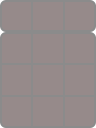
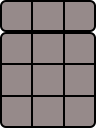
Before/after of a 96 x 128 layered artwork. What changed in the layer stack:
painted on "QuadRightBottomSlot" over 63, 95, 96, 128
painted on "QuadCenterBottomSlot" over 31, 95, 65, 128
painted on "QuadLeftBottomSlot" over 0, 95, 33, 128
painted on "QuadRightCenterSlot" over 63, 63, 96, 97
painted on "QuadCenterCenterSlot" over 31, 63, 65, 97
painted on "QuadLeftCenterSlot" over 0, 63, 33, 97
painted on "QuadTopRightSlot" over 63, 32, 96, 65
painted on "QuadTopCenterSlot" over 31, 32, 65, 65
painted on "QuadTopLeftSlot" over 0, 32, 33, 65
painted on "RightSlot" over 63, 0, 96, 32
painted on "CenterSlot" over 31, 0, 65, 32
painted on "LeftSlot" over 0, 0, 33, 32
